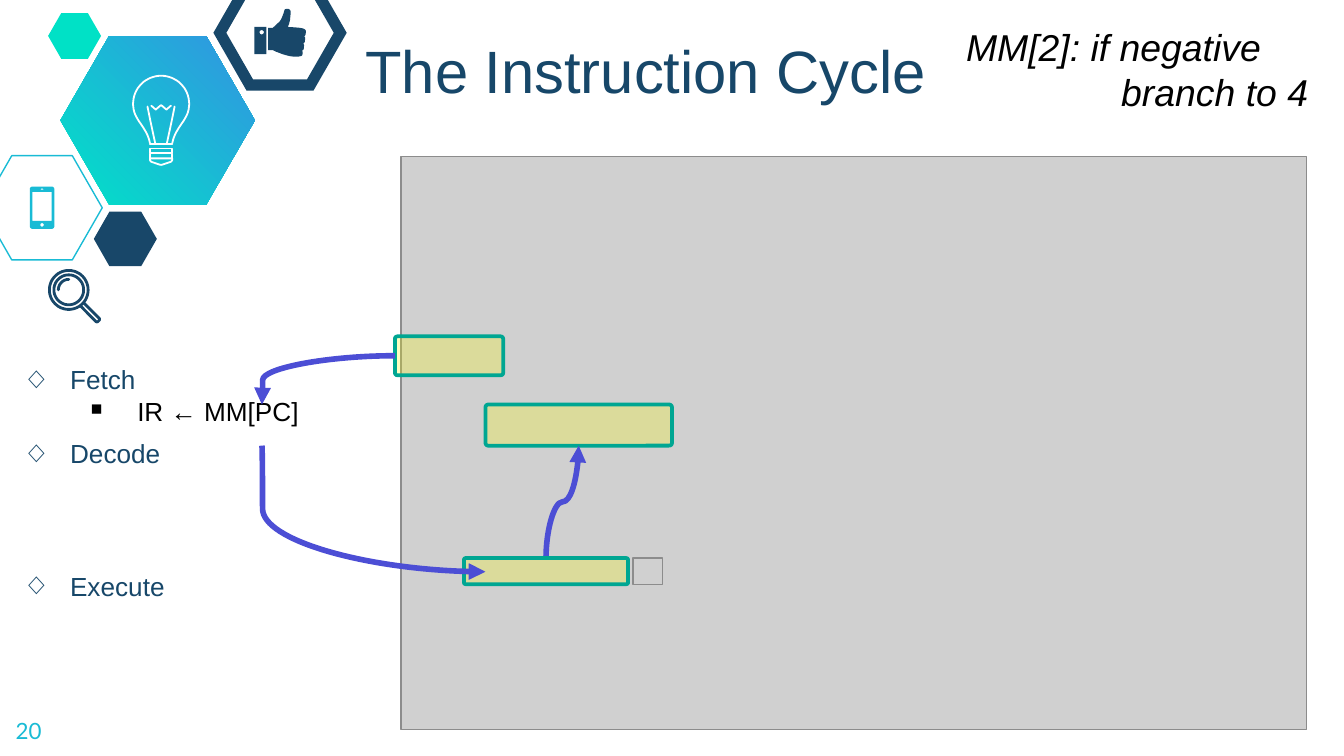
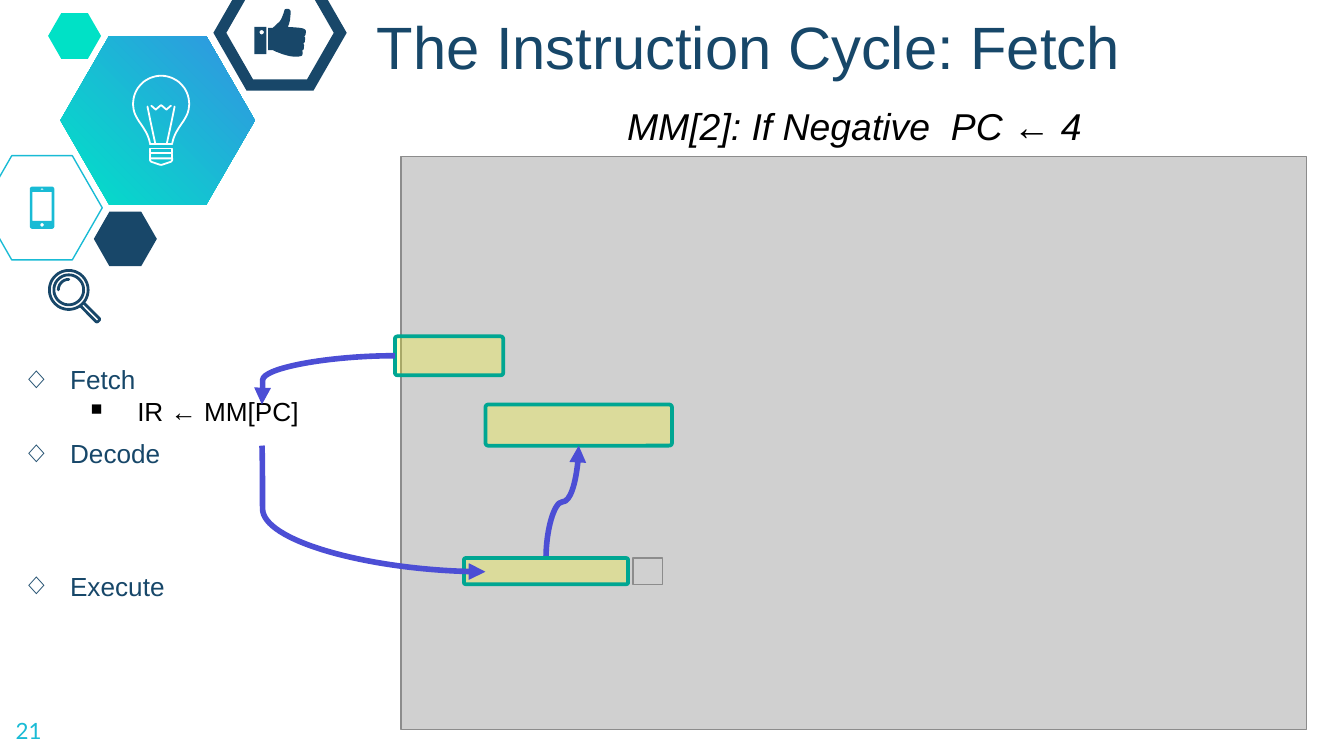
Before and after one commit to dickinson-comp256/COMP256, a slide deck: slide 21 of docs/materials/03-MachineAbstractions/MA3-S-StoredProgram.pptx (slide 20 before the commit). Drawn at 1344x756 pixels with LibreOffice and Linux fonts; fonts in the diff are those of the drawing; grey boxes stand for pictures; background and template pictures are left out. Boxes give left, top, right and bottom in pixels: in the first picture for what was removed or moved away, otherwise in the second. Text is boxed around its words. In the diff, an @@ line names an element or a change of style, - is before the commit and + after.

```diff
--- a/docs/materials/03-MachineAbstractions/MA3-S-StoredProgram.pptx
+++ b/docs/materials/03-MachineAbstractions/MA3-S-StoredProgram.pptx
@@ title at (x1=377, y1=25, x2=1119, y2=80): text changed @@
-The Instruction Cycle
+The Instruction Cycle: Fetch
@@ free "MM[2]: If Negative PC ← ..." resized from (x1=953, y1=17, x2=1344, y2=153) to (x1=614, y1=97, x2=1122, y2=187) @@
@@ text in free at (x1=627, y1=113, x2=1082, y2=148): text changed @@
-MM[2]: if negative
-branch to 4
+MM[2]: If Negative PC ← 4
@@ page number at (x1=16, y1=722, x2=42, y2=739): text changed @@
-20
+21
```
Also in this commit, not shown: 21 other slides changed, 1 slide added.
